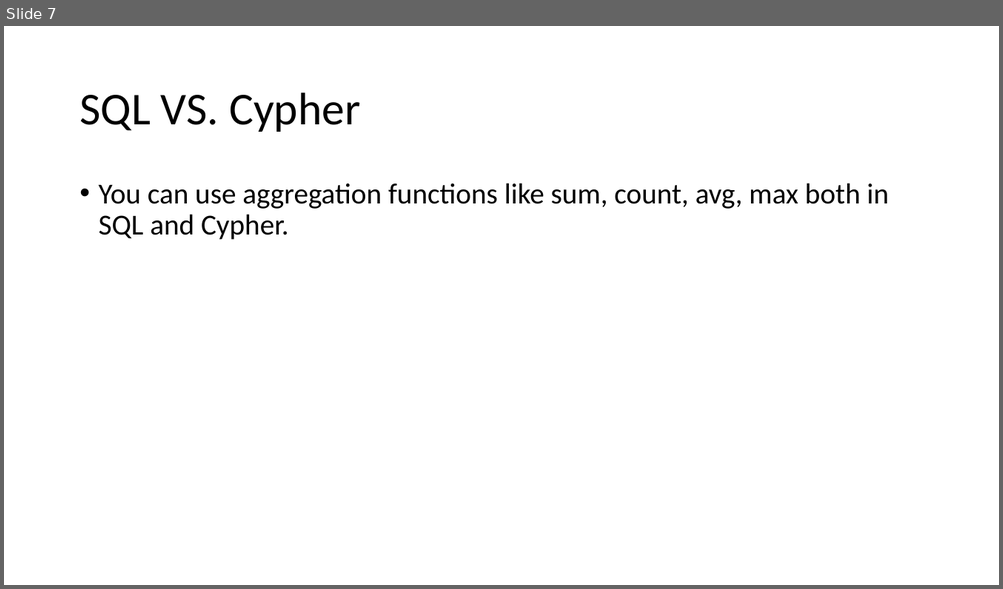
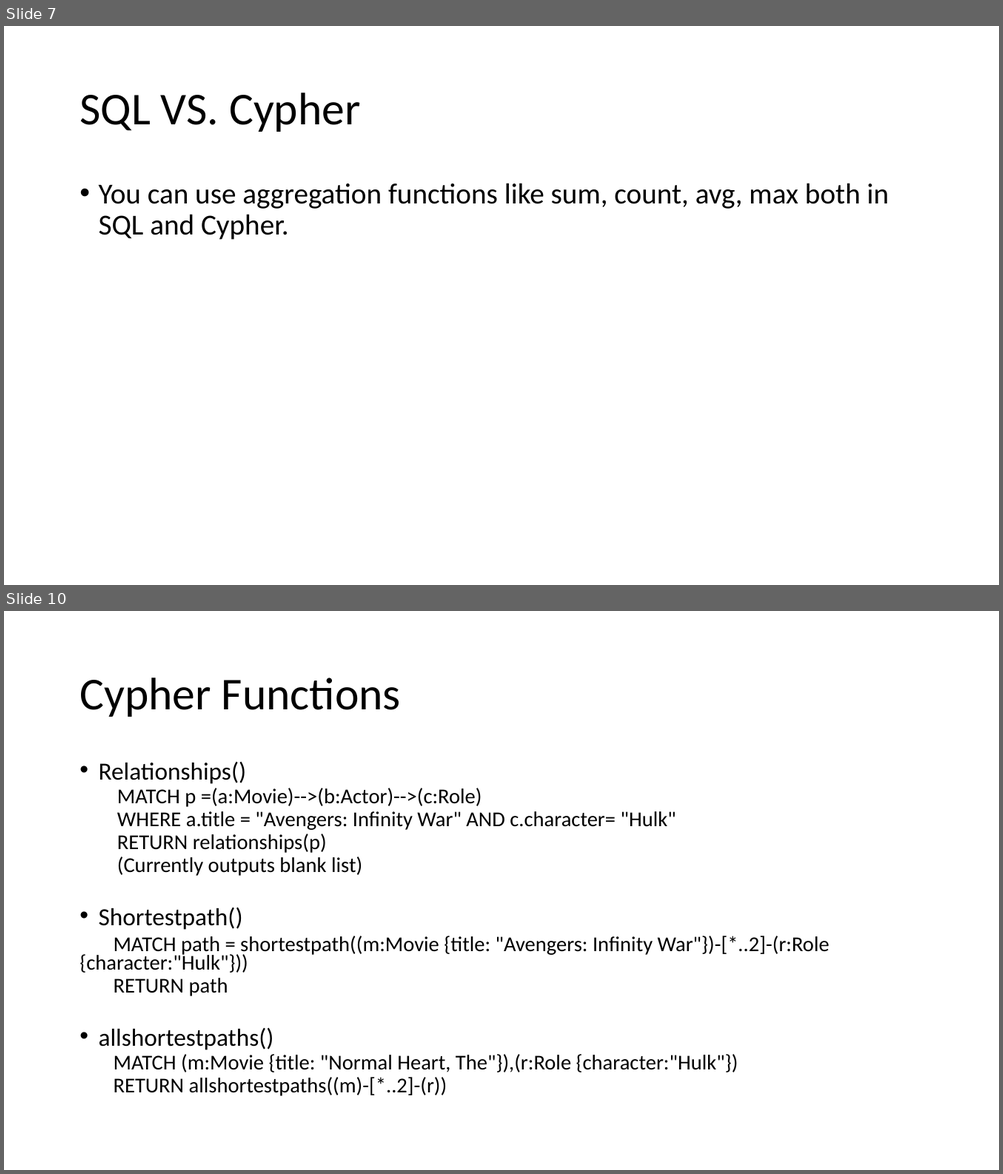
Before and after one commit to folowpig/neo4j-javascript, a slide deck: neo4j note.pptx. Shown one above the other, each under a label of ours: slide 7 before the commit, slides 7 and 10 after it; the slides between them are not shown. The pictures are 1003x589 and 1003x1174 pixels, drawn with LibreOffice and Linux fonts; fonts in the diff are those of the drawing. Boxes give left, top, right and bottom in pixels: in the first picture for what was removed or moved away, otherwise in the second. Text is boxed around its words. In the diff, an @@ line names an element or a change of style, - is before the commit and + after.

```diff
--- a/neo4j note.pptx
+++ b/neo4j note.pptx
@@ slide 10 added at bbox=[4, 611, 999, 1170], background #FFFFFF @@
@@ title added at bbox=[79, 678, 401, 717], 44 pt, text #000000 @@
+Cypher Functions
@@ text added at bbox=[79, 762, 829, 1096], 20.4 pt, text #000000 @@
+• Relationships()
+  MATCH p =(a:Movie)-->(b:Actor)-->(c:Role)
+  WHERE a.title = "Avengers: Infinity War" AND c.character= "Hulk"
+  RETURN relationships(p)
+  (Currently outputs blank list)
+• Shortestpath()
+  MATCH path = shortestpath((m:Movie {title: "Avengers: Infinity War"})-[*..2]-(r:Role {character:"Hulk"}))
+  RETURN path
+• allshortestpaths()
+  MATCH (m:Movie {title: "Normal Heart, The"}),(r:Role {character:"Hulk"})
+  RETURN allshortestpaths((m)-[*..2]-(r))
```
Also in this commit, not shown: 6 other slides added, 1 other file.
